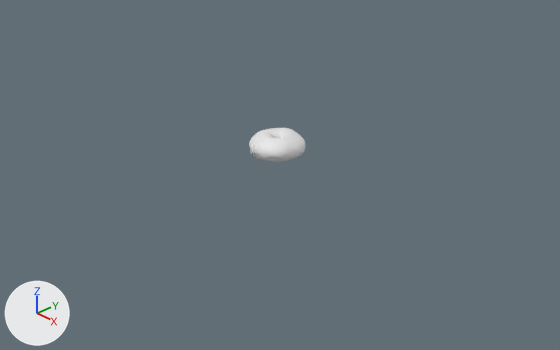
An edit to the Blender file donut.blend, drawn before and after from the same camera.
Before and after are seen from a camera (50 mm lens) standing at (0.929, -0.869, 0.563) and looking at (0.025, -0.018, -0.044). Lighting does not change. The marker at lower left points along +X, +Y and +Z.

The first picture shows 'Donut', 'Icing'.
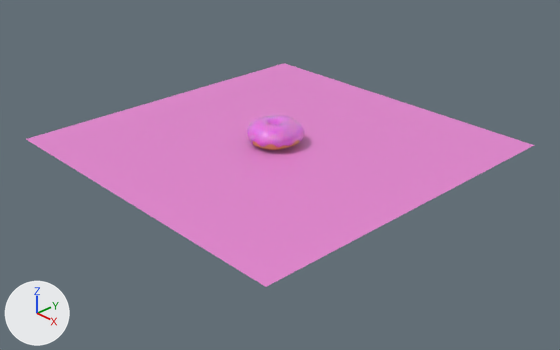
Location of each change, (x1, y1, x2, y2) in pixels of the pictures (560 x 350 px):
```json
{"object": "Plane", "change": "added", "after": [26, 63, 534, 287], "on screen": "pink"}
{"object": "Icing", "change": "recoloured, moved", "before": [249, 128, 306, 160], "after": [247, 115, 304, 147]}
{"object": "Donut", "change": "moved", "before": [252, 152, 301, 162], "after": [250, 140, 300, 150]}
```

Scene script edits in JSON lines:
```json
{"op": "add", "block": "mat_material", "code": ["mat_material = principled_material('Material')", "mat_material.base_color = (0.8, 0.202, 0.72)  # pink #e77cdd", "mat_material.roughness = 0.15", "mat_material.subsurface_weight = 1.0", "mat_material.subsurface_radius = (0.002, 0.002, 0.002)", "mat_material.subsurface_scale = 0.413"]}
{"op": "add", "block": "mat_material_002", "code": ["mat_material_002 = principled_material('Material.002')", "mat_material_002.base_color = (0.8, 0.242, 0.647)  # pink #e787d2"]}
{"block": "me_torus_001", "where": "me_torus_001.from_pydata(...)  # 1385 vertices, 1294 faces; spans x -0.0496..0.0464, y -0.0491..0.0491, z -0.0153..0.0203"}
{"op": "add", "block": "me_torus_001", "code": "me_torus_001.materials.append(mat_material)  # pink #e77cdd"}
{"op": "add", "block": "me_plane", "code": ["me_plane = bpy.data.meshes.new('Plane')", "me_plane.from_pydata([(-1.0, -1.0, 0.0), (1.0, -1.0, 0.0), (-1.0, 1.0, 0.0), (1.0, 1.0, 0.0)], [], [(0, 1, 3, 2)])", "me_plane.materials.append(mat_material_002)  # pink #e787d2"]}
{"op": "set", "path": "ob_donut.location", "old": "(0.0, 0.0, 0.0)", "new": "(0.004, -0.009, 0.028)"}
{"op": "set", "path": "ob_icing.location", "old": "(0.0, 0.0, 0.0)", "new": "(0.004, -0.009, 0.028)"}
{"op": "add", "block": "ob_plane", "code": ["ob_plane = bpy.data.objects.new('Plane', me_plane)", "ob_plane.location = (0.001, -0.001, 0.007)", "ob_plane.scale = (0.321, 0.321, 0.321)"]}
```
